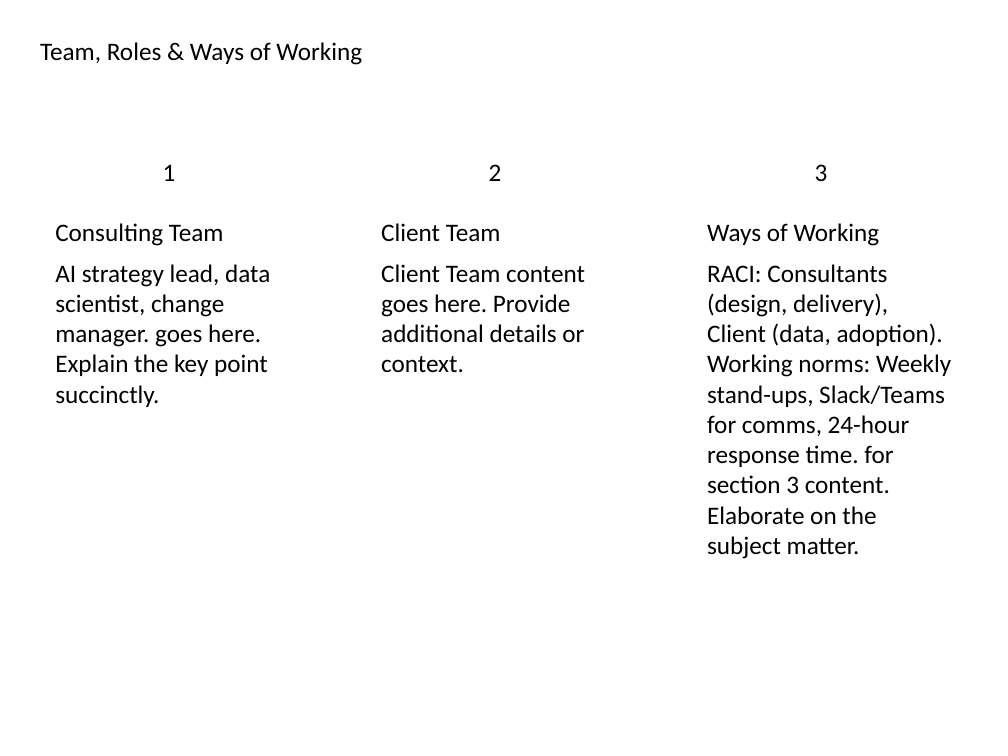
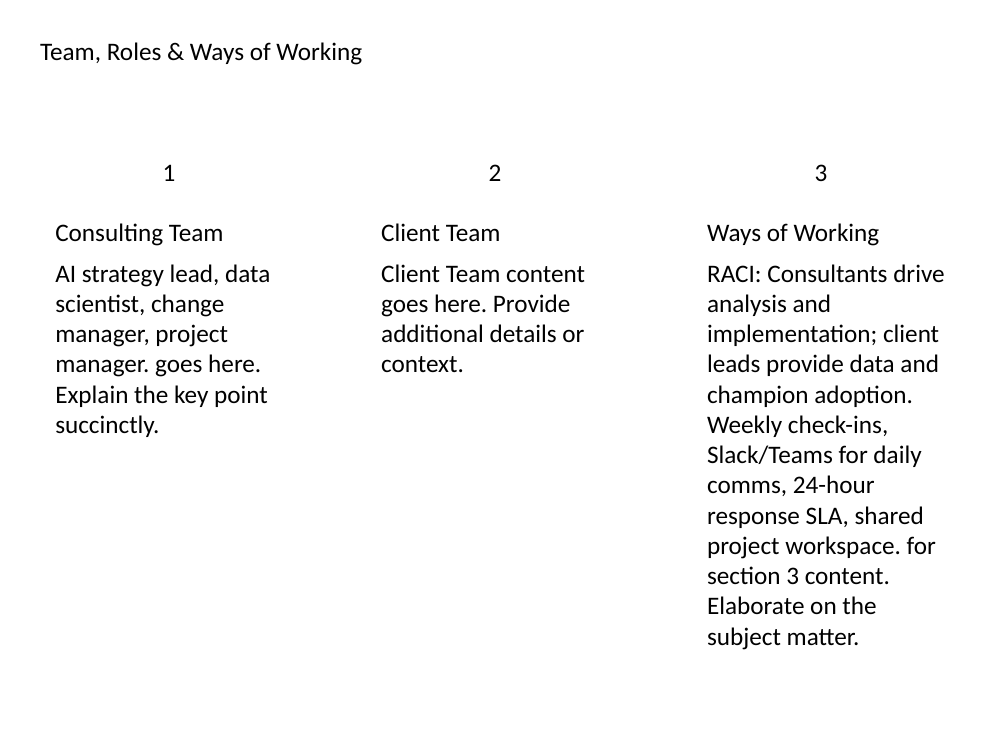
Before and after one commit to vedant1811/kenley-create-decks, a slide deck: slide 7 of src/lib/output/GeneratedPresentation.pptx. Drawn at 1008x756 pixels with LibreOffice and Linux fonts; fonts in the diff are those of the drawing. Boxes give left, top, right and bottom in pixels: in the first picture for what was removed or moved away, otherwise in the second. Text is boxed around its words. In the diff, an @@ line names an element or a change of style, - is before the commit and + after.

```diff
--- a/src/lib/output/GeneratedPresentation.pptx
+++ b/src/lib/output/GeneratedPresentation.pptx
@@ text at [55, 264, 270, 407]: text changed @@
-AI strategy lead, data scientist, change manager. goes here. Explain the key point succinctly.
+AI strategy lead, data scientist, change manager, project manager. goes here. Explain the key point succinctly.
@@ text at [707, 264, 944, 650]: text changed @@
-RACI: Consultants (design, delivery), Client (data, adoption). Working norms: Weekly stand-ups, Slack/Teams for comms, 24-hour response time. for section 3 content. Elaborate on the subject matter.
+RACI: Consultants drive analysis and implementation; client leads provide data and champion adoption. Weekly check-ins, Slack/Teams for daily comms, 24-hour response SLA, shared project workspace. for section 3 content. Elaborate on the subject matter.
```
Also in this commit, not shown: 7 other slides changed, 1 slide added, 1 slide removed, 4 other files.
